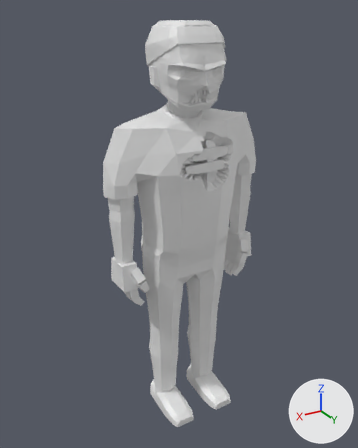
A saved change to the glTF model assets/models/zombie_nurse_m_b3.glb.
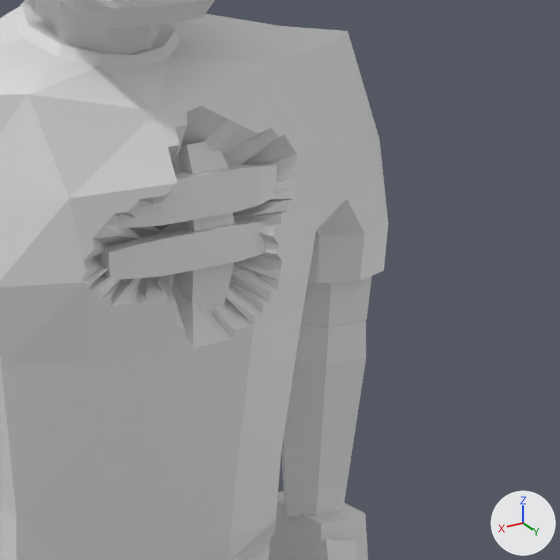
There are two pictures of each version: one whole from a camera (50 mm lens) standing at (1.163, 1.888, 1.976) and looking at (0.023, -0.013, 1.025), one close up on the part from 44% to 84% of the width and 23% to 55% of the height. Lighting does not change. The marker at lower right points along +X, +Y and +Z. The first two pictures are the older version. Vertices at exactly the same position are counted once.

The first close-up shows 'zombie_nurse_m_b3'.
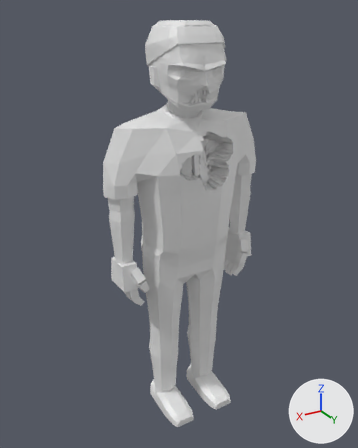
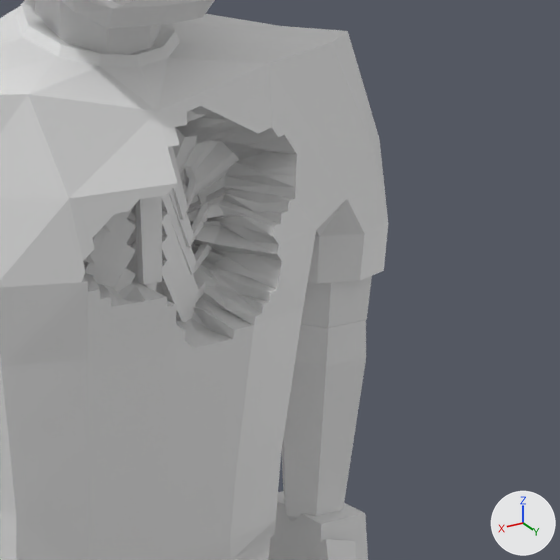
Where the change shows, as pixel boxes (x1, y1, x2, y2) in the close-ups (560 x 560 px; the box of a moved part takes in the faces that stretch with it):
part 1 of me_zombie_nurse_m_b3, added (mostly hidden): after (144, 283, 157, 291)
part 2 of me_zombie_nurse_m_b3, added: after (85, 206, 134, 278)
part 3 of me_zombie_nurse_m_b3, added: after (162, 193, 212, 275)
part 4 of me_zombie_nurse_m_b3, added: after (95, 219, 136, 285)
part 5 of me_zombie_nurse_m_b3, added: after (162, 236, 196, 318)
part 6 of me_zombie_nurse_m_b3, added: after (114, 268, 136, 292)
part 7 of me_zombie_nurse_m_b3, added: after (161, 260, 191, 323)
part 8 of me_zombie_nurse_m_b3, moved or reshaped: (82, 106, 297, 348) in both

The change, as a diff of the scene's bpy script:
```diff
--- a/assets/models/zombie_nurse_m_b3.glb.py
+++ b/assets/models/zombie_nurse_m_b3.glb.py
@@ me_zombie_nurse_m_b3 @@
 # used by ob_zombie_nurse_m_b3; location = (0.0, 0.0, 0.0)
-me_zombie_nurse_m_b3.from_pydata(...)  # 2031 vertices, 3882 faces; spans x -0.41..0.41, y -0.16..0.22, z 0.0..1.94
+me_zombie_nurse_m_b3.from_pydata(...)  # 2367 vertices, 4482 faces; spans x -0.41..0.41, y -0.16..0.22, z 0.0..1.94
+# me_zombie_nurse_m_b3 part 1: the loose piece of 8 vertices spanning x -0.02..0.02, y -0.04..-0.01, z 1.43..1.45 is copied, and the copy is scaled about its middle by (0.255, -0.204, -1.36), then moved by (0.0, 0.12, -0.16); it spans x -0.01..0.01, y 0.1..0.11, z 1.27..1.3
+# me_zombie_nurse_m_b3 part 2: a new loose piece of 28 vertices spanning x 0.01..0.15, y -0.1..0.1, z 1.29..1.4
+# me_zombie_nurse_m_b3 part 3: a new loose piece of 28 vertices spanning x -0.15..-0.01, y -0.1..0.1, z 1.29..1.4
+# me_zombie_nurse_m_b3 part 4: a new loose piece of 28 vertices spanning x 0.01..0.16, y -0.1..0.1, z 1.25..1.38
+# me_zombie_nurse_m_b3 part 5: a new loose piece of 28 vertices spanning x -0.17..-0.01, y -0.1..0.1, z 1.22..1.35
+# me_zombie_nurse_m_b3 part 6: a new loose piece of 28 vertices spanning x 0.01..0.18, y -0.1..0.1, z 1.18..1.32
+# me_zombie_nurse_m_b3 part 7: a new loose piece of 28 vertices spanning x -0.18..-0.01, y -0.1..0.1, z 1.18..1.32
+# me_zombie_nurse_m_b3 part 8: 242 vertices moved from x -0.16..0.08, y 0.04..0.15, z 1.25..1.45 to x -0.18..0.11, y -0.09..0.12, z 1.23..1.51; 7 vertices removed from x -0.16..-0.06, y 0.05..0.13, z 1.32..1.37; 119 vertices added at x -0.16..0.17, y -0.1..0.11, z 1.22..1.47
+# other edits to the shape of me_zombie_nurse_m_b3 do not show in these pictures
```
